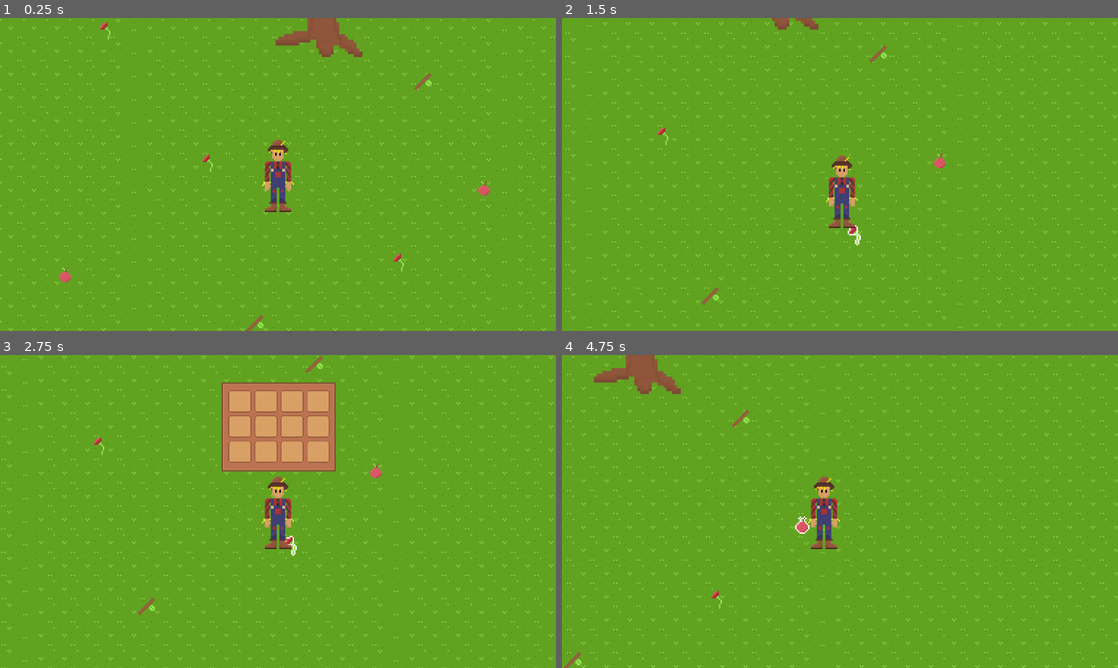
Above: before the commit, frames 1-4 (two rows, left to right).
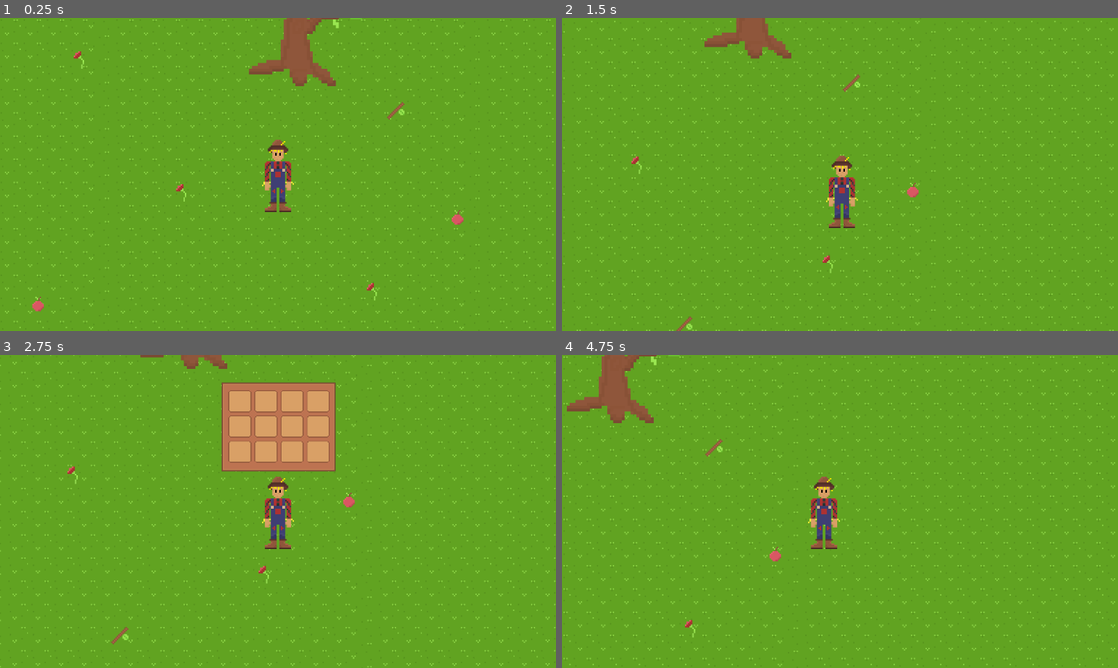
Above: after the commit, the same moments.

Repository: Untitled-Productions/Crow-Cook
Game: Godot game, scene res://test_room.tscn
Same seed, same stepped clock (60 frames per second), same inputs: the game is played once before the commit and once after it.
Inputs (mouse positions are in pixels of both pictures, inside the frame that each line leads up to):
- Up to frame 1 (0.25 s): no input
- Up to frame 2 (1.5 s): tap Enter (ui_accept) at 0.5, 0.77 s; move the mouse to (962, 158) at 0.52 s; hold Right (ui_right) 0.53-1.28 s; move the mouse to (728, 190) at 1.27 s; hold Down (ui_down) from 1.28 s (still down)
- Up to frame 3 (2.75 s): tap Enter (ui_accept) at 1.52 s; release Down (ui_down) at 2 s; click (239, 401) at 2.02 s
- Up to frame 4 (4.75 s): tap Enter (ui_accept) at 2.75, 3.77, 4.52 s; move the mouse to (895, 442) at 2.77 s; hold Right (ui_right) 2.78-3.53 s; move the mouse to (812, 574) at 3.52 s; hold Up (ui_up) 3.53-4.28 s; move the mouse to (1006, 558) at 4.27 s; hold Left (ui_left) from 4.28 s (still down)

The runs differ from the first frame. In frame 1, 5.8% of the frame differs, in the area x 0-100%, y 0-100%; in frame 2, 5.2%; in frame 3, 4.2%; in frame 4, 5.7%.

Commit message:
still broken

Diff:
--- a/inventory/inv_ui_slot.gd
+++ b/inventory/inv_ui_slot.gd
@@ -5,14 +5,12 @@
 
 @onready var item_visual: Sprite2D = $CenterContainer/Panel/item_display
 @onready var amount_text: Label = $CenterContainer/Panel/Label
-@onready var above = false
 @onready var grabbed = false
 
 func visuals(slot: InvSlot):
 	if !slot.item:
 		item_visual.visible = false
 		amount_text.visible = false
-
 	else:
 		item_visual.visible = true
 		item_visual.texture = slot.item.texture
@@ -34,11 +32,15 @@
 			Global.mouseani.sprite_frames.remove_frame("item", 0)
 			Global.mouseani.sprite_frames.add_frame("item", slot.item.texture)
 			Global.mouseani.item = slot.item
+			if slot.amount > 1:
+				Global.mouseani.mouse_amount.visible = true
+				Global.mouseani.mouse_amount.text = str(slot.amount)
 			grabbed = true
 		if slot.amount > 0 and grabbed == true:
-			if slot.amount >= 1:
+			if slot.amount > 1:
 				slot.amount = max(slot.amount - 1, 0)
 			grabbed = false
+			Global.mouseani.mouse_amount.visible = false
 			visuals(slot)
 		if slot.amount == 0:
 			slot.item.texture = null
@@ -53,9 +55,9 @@
 		slot.amount += 1
 		Global.mouseani.item = null
 		Global.mouseani.sprite_frames.remove_frame("item", 0)
-		above = true
 		visuals(slot)
-	if slot.amount > 0 and above == true and grabbed == true:
+	if slot.amount > 0 and grabbed == true:
+		slot.amount += 1
 		Global.mouseani.item = null
 		Global.mouseani.sprite_frames.remove_frame("item", 0)
 		visuals(slot)
--- a/mouse_anim.gd
+++ b/mouse_anim.gd
@@ -1,6 +1,8 @@
 extends AnimatedSprite2D
 
+@onready var mouse_amount: Label = $Label
 @export var item: InvItem
+@export var amount: InvSlot
 
 func _ready():
 	Global.mouseani = self
@@ -9,3 +11,4 @@
 	SpriteFrame.add_animation("item")
 	SpriteFrame.add_frame("item", item)
 	ani.play("item")
+	Global.mouseani.mouse_amount.visible = false
--- a/mouse_test.tscn
+++ b/mouse_test.tscn
@@ -1,17 +1,22 @@
-[gd_scene load_steps=6 format=3 uid="uid://b3ekgwpebpgfw"]
+[gd_scene load_steps=7 format=3 uid="uid://b3ekgwpebpgfw"]
 
 [ext_resource type="Script" uid="uid://dayb4i5a7e2y4" path="res://mouse_test.gd" id="1_8x0ln"]
 [ext_resource type="Script" uid="uid://4ixbt7lh1xw5" path="res://mouse_anim.gd" id="2_80i5f"]
-[ext_resource type="Script" uid="uid://wyfsmkmggydl" path="res://inventory/inventory_item.gd" id="3_80i5f"]
+[ext_resource type="Script" uid="uid://cyhg1ya2veupa" path="res://Inv_slot.gd" id="3_80i5f"]
 
 [sub_resource type="SpriteFrames" id="SpriteFrames_e8cjt"]
 
+[sub_resource type="Resource" id="Resource_80i5f"]
+script = ExtResource("3_80i5f")
+amount = 0
+metadata/_custom_type_script = "uid://cyhg1ya2veupa"
+
 [sub_resource type="Resource" id="Resource_q0y14"]
 script = ExtResource("3_80i5f")
-name = ""
-metadata/_custom_type_script = "uid://wyfsmkmggydl"
+amount = 0
+metadata/_custom_type_script = "uid://cyhg1ya2veupa"
 
-[node name="CharacterBody2D" type="CharacterBody2D"]
+[node name="MouseFollow" type="CharacterBody2D"]
 visibility_layer = 16385
 z_index = 9
 scale = Vector2(2, 2)
@@ -21,4 +26,13 @@
 [node name="AnimatedSprite2D" type="AnimatedSprite2D" parent="."]
 sprite_frames = SubResource("SpriteFrames_e8cjt")
 script = ExtResource("2_80i5f")
-item = SubResource("Resource_q0y14")
+item = SubResource("Resource_80i5f")
+amount = SubResource("Resource_q0y14")
+
+[node name="Label" type="Label" parent="AnimatedSprite2D"]
+offset_left = 1.0
+offset_top = -1.5
+offset_right = 13.0
+offset_bottom = 12.5
+theme_override_font_sizes/font_size = 10
+text = "99"
--- a/test_room.tscn
+++ b/test_room.tscn
@@ -58,9 +58,8 @@
 position = Vector2(1243, 404)
 
 [node name="Player" parent="environmentalObjects" instance=ExtResource("1_p8o0l")]
-position = Vector2(1182, 602)
+position = Vector2(1219, 562)
 scale = Vector2(2, 2)
 
-[node name="CharacterBody2D" parent="." instance=ExtResource("7_f0xav")]
-visibility_layer = 1
-position = Vector2(1035, 704)
+[node name="MouseFollow" parent="." instance=ExtResource("7_f0xav")]
+position = Vector2(1173, 641)
